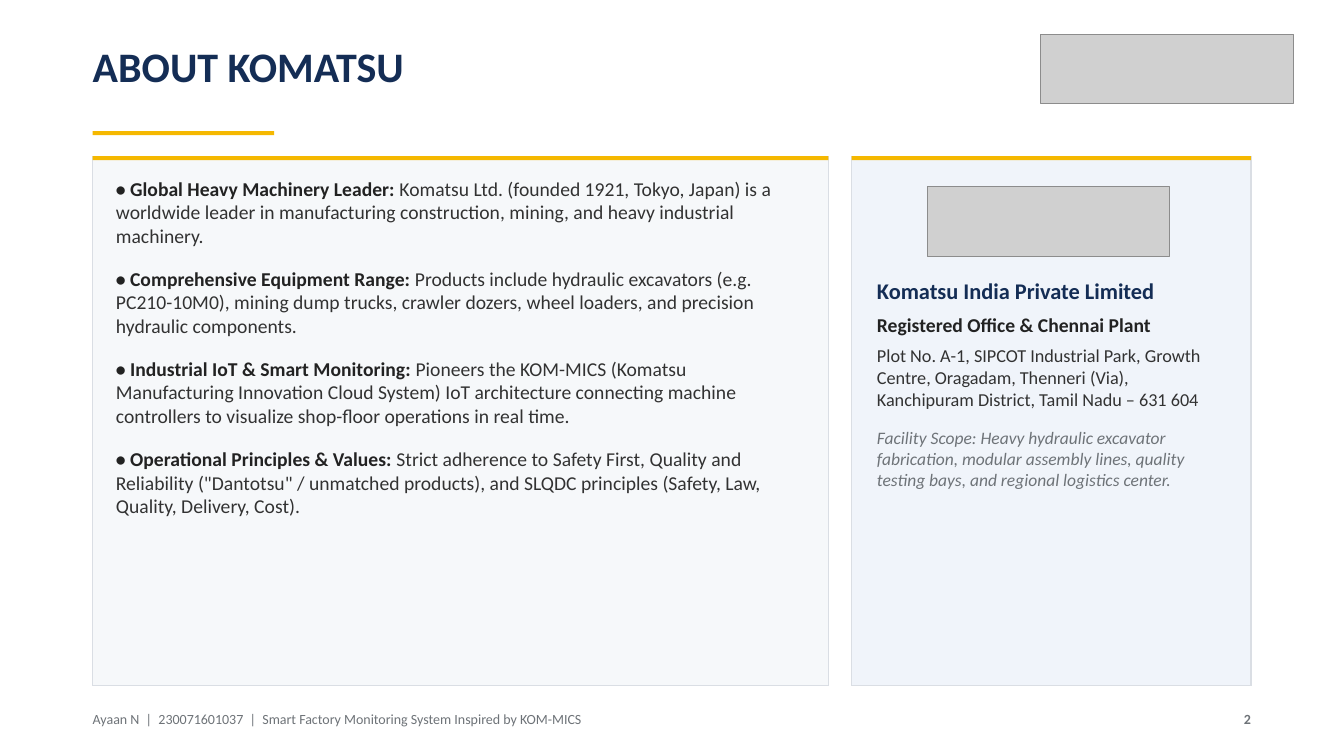
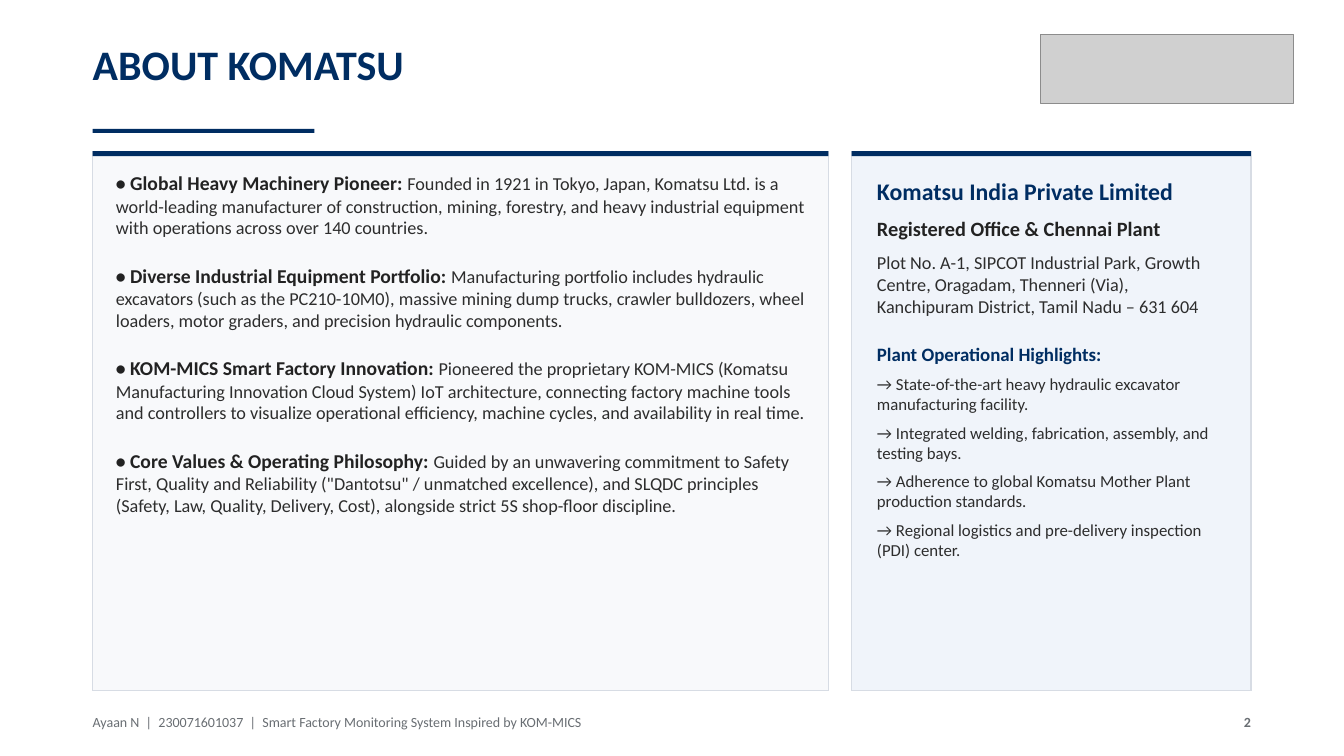
Before and after one commit to ayaan0405/KOM-MICS-Smart-Factory-Monitoring, a slide deck: slide 2 of Ayaan_Internship_Presentation.pptx. Drawn at 1344x756 pixels with LibreOffice and Linux fonts; fonts in the diff are those of the drawing; grey boxes stand for pictures. Boxes give left, top, right and bottom in pixels: in the first picture for what was removed or moved away, otherwise in the second. Text is boxed around its words. In the diff, an @@ line names an element or a change of style, - is before the commit and + after.

Commit message:
Apply user feedback: change all yellows to Komatsu Blue, remove awkward logo, enlarge fonts to eliminate empty space across all cards

```diff
--- a/Ayaan_Internship_Presentation.pptx
+++ b/Ayaan_Internship_Presentation.pptx
@@ text "ABOUT KOMATSU" at (93,52,404,81): text colour #142D55 to #002D62 @@
@@ fill #F5B800 to #002D62 in 3 elements at (93,151,829,156), (852,151,1251,156), (93,129,315,133) @@
@@ rectangle: place and size @@
-rectangle at (93,131,274,135)
+rectangle at (93,129,315,133)
@@ rectangle: place and size @@
-rectangle at (93,156,829,686)
+rectangle at (93,151,829,691)
@@ rectangle at (93,151,829,691): fill #F6F8FA to #F8F9FB; outline #DADEE4 1 pt to #D7DCE4 1 pt @@
@@ rectangle: place and size @@
-rectangle at (93,156,829,160)
+rectangle at (93,151,829,156)
@@ text at (116,176,805,515): text changed; size 14 to 13 pt; text colour #323232 to #2D2D2D @@
-• Global Heavy Machinery Leader: Komatsu Ltd. (founded 1921, Tokyo, Japan) is a worldwide leader in manufacturing construction, mining, and heavy industrial machinery.
-• Comprehensive Equipment Range: Products include hydraulic excavators (e.g. PC210-10M0), mining dump trucks, crawler dozers, wheel loaders, and precision hydraulic components.
-• Industrial IoT & Smart Monitoring: Pioneers the KOM-MICS (Komatsu Manufacturing Innovation Cloud System) IoT architecture connecting machine controllers to visualize shop-floor operations in real time.
-• Operational Principles & Values: Strict adherence to Safety First, Quality and Reliability ("Dantotsu" / unmatched products), and SLQDC principles (Safety, Law, Quality, Delivery, Cost).
+• Global Heavy Machinery Pioneer: Founded in 1921 in Tokyo, Japan, Komatsu Ltd. is a world-leading manufacturer of construction, mining, forestry, and heavy industrial equipment with operations across over 140 countries.
+• Diverse Industrial Equipment Portfolio: Manufacturing portfolio includes hydraulic excavators (such as the PC210-10M0), massive mining dump trucks, crawler bulldozers, wheel loaders, motor graders, and precision hydraulic components.
+• KOM-MICS Smart Factory Innovation: Pioneered the proprietary KOM-MICS (Komatsu Manufacturing Innovation Cloud System) IoT architecture, connecting factory machine tools and controllers to visualize operational efficiency, machine cycles, and availability in real time.
+• Core Values & Operating Philosophy: Guided by an unwavering commitment to Safety First, Quality and Reliability ("Dantotsu" / unmatched excellence), and SLQDC principles (Safety, Law, Quality, Delivery, Cost), alongside strict 5S shop-floor discipline.
@@ rectangle: place and size @@
-rectangle at (852,156,1251,686)
+rectangle at (852,151,1251,691)
@@ rectangle at (852,151,1251,691): outline #DADEE4 1 pt to #D7DCE4 1 pt @@
@@ rectangle: place and size @@
-rectangle at (852,156,1251,160)
+rectangle at (852,151,1251,156)
@@ text "Komatsu India Private Limited": place and size @@
-text "Komatsu India Private Limited" at (877,283,1201,489)
+text "Komatsu India Private Limited" at (877,183,1209,558)
@@ text at (877,183,1201,316): size 16 to 17 pt, text colour #142D55 to #002D62 in "Komatsu India Private Limited"; size 14 to 14.5 pt in "Registered Office & Chennai Plant"; text colour #323232 to #2D2D2D in "Plot No. A-1, SIPCOT Industrial Park, Growth ..."; more space between paragraphs @@
@@ picture removed at (928,187,1170,257) @@
@@ text at (877,347,1209,558): text changed; size 12.5 to 12 pt; text colour #6E7378 to #2D2D2D; italic off @@
-Facility Scope: Heavy hydraulic excavator fabrication, modular assembly lines, quality testing bays, and regional logistics center.
+Plant Operational Highlights:
+→ State-of-the-art heavy hydraulic excavator manufacturing facility.
+→ Integrated welding, fabrication, assembly, and testing bays.
+→ Adherence to global Komatsu Mother Plant production standards.
+→ Regional logistics and pre-delivery inspection (PDI) center.
@@ text "Ayaan N | 230071601037 | ..." at (93,717,581,730): text colour #6E7378 to #696E73 @@
@@ text "2" at (1244,718,1251,727): text colour #6E7378 to #696E73 @@
```
Also in this commit, not shown: 9 other slides changed, 11 other files.
